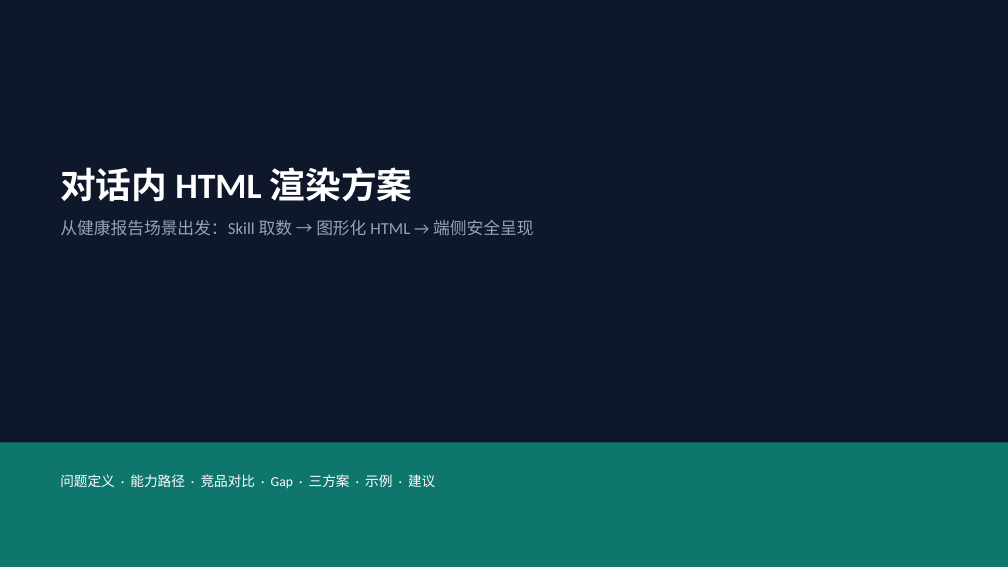
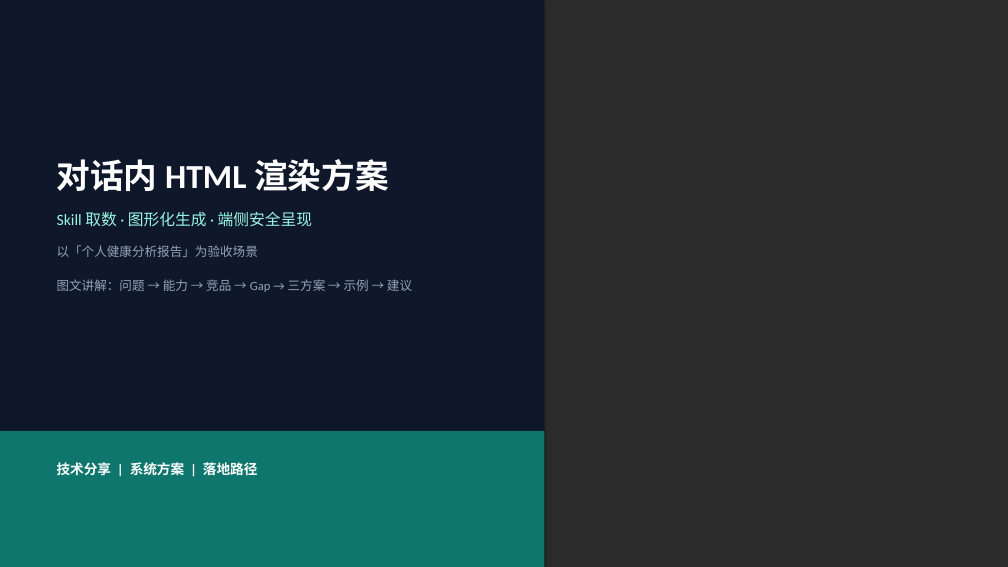
Before and after one commit to Lizzy67/leetcode, a slide deck: slide 1 of docs/agent_html_preview_proposal.pptx. Drawn at 1008x567 pixels with LibreOffice and Linux fonts; fonts in the diff are those of the drawing; background and template pictures are left out; a plain dark background stands for a picture behind light text. Boxes give left, top, right and bottom in pixels: in the first picture for what was removed or moved away, otherwise in the second. Text is boxed around its words. In the diff, an @@ line names an element or a change of style, - is before the commit and + after.

```diff
--- a/docs/agent_html_preview_proposal.pptx
+++ b/docs/agent_html_preview_proposal.pptx
@@ background #FFFFFF to picture (left out) @@
@@ rectangle: place and size @@
-rectangle at [0, 0, 1008, 567]
+rectangle at [0, 0, 544, 567]
@@ text at [57, 159, 412, 292]: text changed; size 13 to 12 pt; text colour #FFFFFF to #94A3B8 @@
-问题定义 · 能力路径 · 竞品对比 · Gap · 三方案 · 示例 · 建议
+对话内 HTML 渲染方案
+Skill 取数 · 图形化生成 · 端侧安全呈现
+以「个人健康分析报告」为验收场景
+图文讲解：问题 → 能力 → 竞品 → Gap → 三方案 → 示例 → 建议
@@ text removed at [60, 167, 533, 236] @@
-对话内 HTML 渲染方案
-从健康报告场景出发：Skill 取数 → 图形化 HTML → 端侧安全呈现
@@ rectangle: place and size @@
-rectangle at [0, 442, 1008, 567]
+rectangle at [0, 431, 544, 567]
@@ text added at [57, 461, 257, 479], 13 pt, text #FFFFFF, bold @@
+技术分享 | 系统方案 | 落地路径
```
Also in this commit, not shown: 7 other slides changed, 5 other files.
